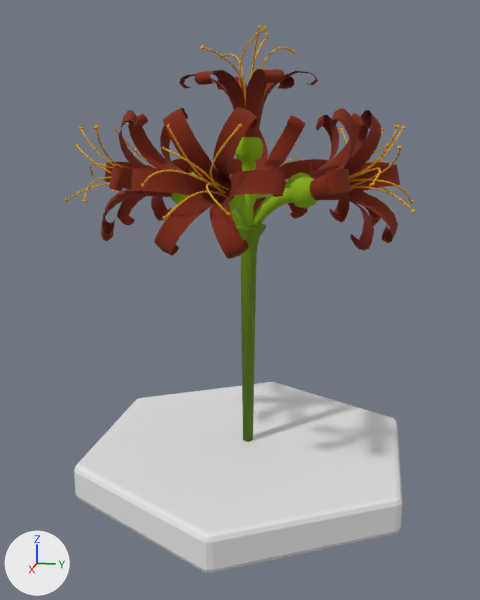
A saved change to the Blender file assets/models/plants/SpiderliliFlower/Spidelilie.blend.
Rendered twice from a 50 mm lens placed at (3.53, 0.66, 1.82), pointed at (0.05, -0.04, 0.95). The lights are fixed; the arrows at lower left show +X, +Y and +Z. The first picture is the older version.

Before the edit, the objects in view are built like this:
```python
me_cylinder = bpy.data.meshes.new('Cylinder')
me_cylinder.from_pydata(...)  # 324 vertices, 164 faces; spans x -0.87..0.87, y -0.99..0.99, z -0.1..0.1
me_cylinder_001 = bpy.data.meshes.new('Cylinder.001')
me_cylinder_001.from_pydata(...)  # 9408 vertices, 8372 faces; spans x -0.95..0.95, y -0.92..0.85, z 1.31..2.35
me_cylinder_001.materials.append(mat_material_001)  # picture img_flower
me_cylinder_024 = bpy.data.meshes.new('Cylinder.024')
me_cylinder_024.from_pydata(...)  # 96 vertices, 86 faces; spans x -0.1..0.096, y -0.097..0.1, z 0.096..1.358
me_cylinder_024.polygons.foreach_set('use_smooth', [True] * 86)
me_cylinder_024.materials.append(mat_material)  # picture img_stem
ob_cylinder = bpy.data.objects.new('Cylinder', me_cylinder)
ob_cylinder.location = (0.0, 0.0, 0.0)
ob_cylinder.rotation_euler = (0.0, 0.0, 0.524)  # degrees (0, 0, 30)
ob_flower = bpy.data.objects.new('Flower', me_cylinder_001)
ob_flower.location = (0.0, 0.0, 0.0)
ob_stem = bpy.data.objects.new('Stem', me_cylinder_024)
ob_stem.location = (0.0, 0.0, 0.0)
```
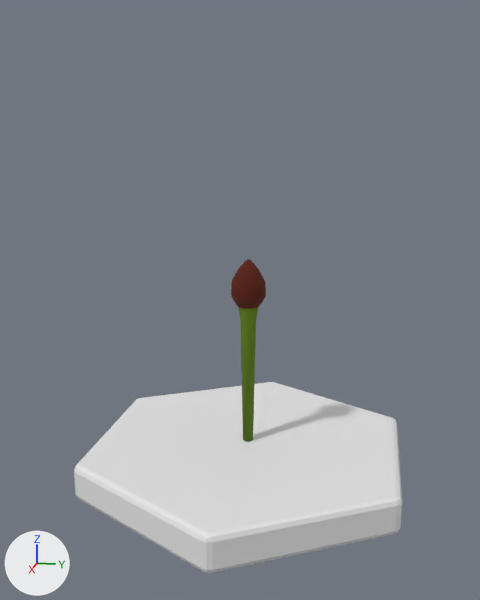
What differs and where, as boxes (x1, y1, x2, y2) in the pictures (480 x 600 px):
'Flower', deleted (red)
    before: (65, 24, 416, 259)
'Stem', reshaped
    before: (236, 224, 266, 442)
    after: (231, 259, 266, 442)

The change in detail:
Picture 'Spiderlilie_Stage2' (img_spiderlilie_stage2) is new.
Material 'Material.003' (mat_material_003) is new.
Its texture is img_spiderlilie_stage2.
Its roughness is 1.0.
me_cylinder_024 is used by ob_stem; location (0.0, 0.0, 0.0).
me_cylinder_024 had 96 vertices, 86 faces and spanned x -0.1..0.096, y -0.097..0.1, z 0.096..1.358.
me_cylinder_024 now has 132 vertices, 122 faces and spans x -0.1..0.096, y -0.097..0.1, z 0.096..1.166.
Part 1, on me_cylinder_024:
60 vertices are removed from x -0.1..0.096, y -0.097..0.1, z 1.213..1.353.
73 faces are deleted.
12 vertices in x -0.097..0.093, y -0.093..0.096, z 1.358 move by (0.0, 0.0, -0.313).
96 vertices are added at x -0.1..0.096, y -0.097..0.1, z 0.828..1.166.
85 new faces join them, mat_material_003 (picture img_spiderlilie_stage2).
24 new faces join them, mat_material.
me_cylinder_024 gains material mat_material_003 (picture img_spiderlilie_stage2).
Object 'Flower' (ob_flower) is deleted.
